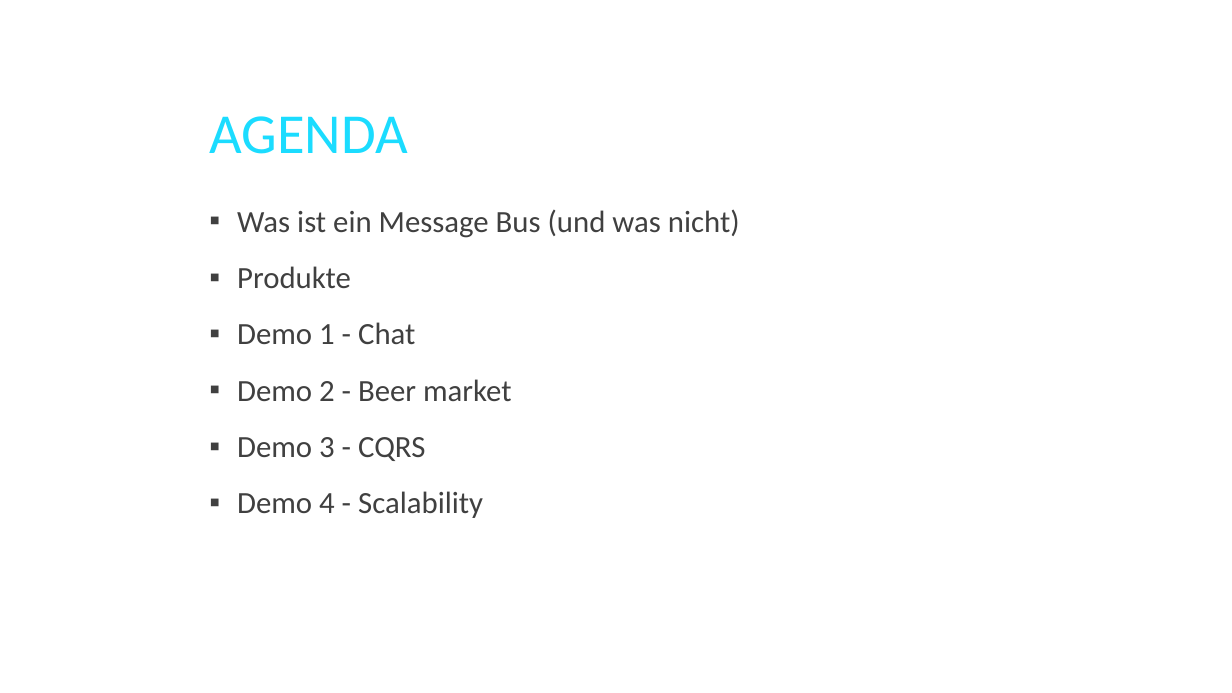
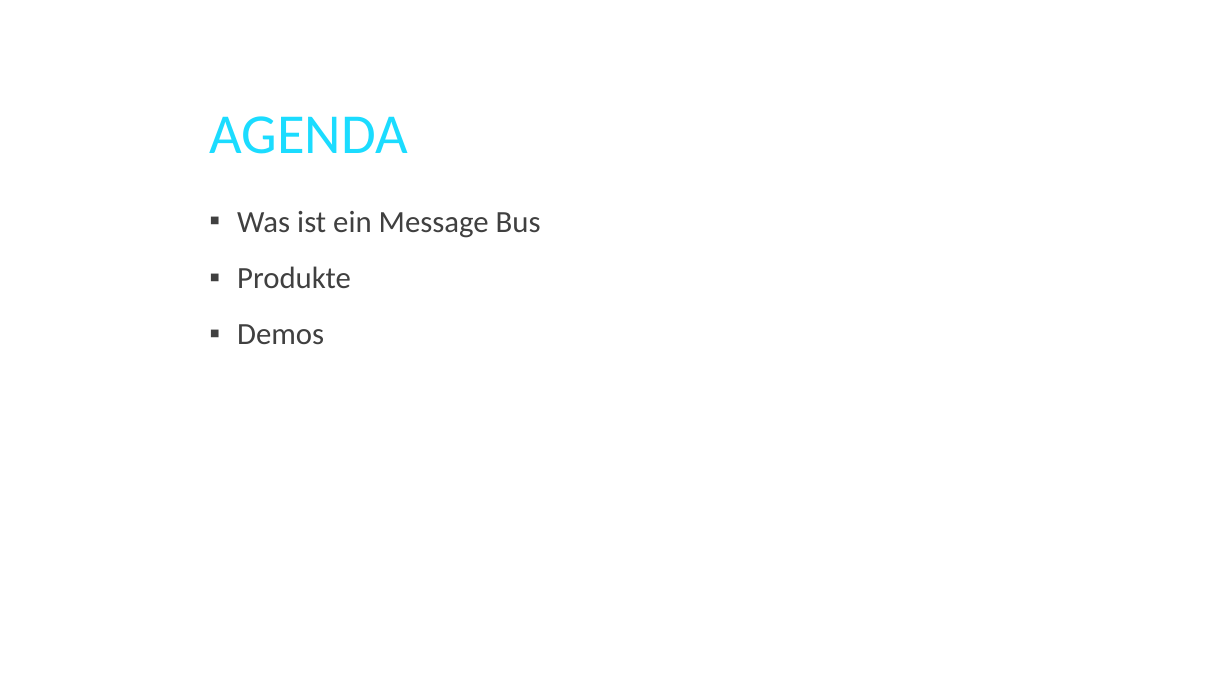
Before and after one commit to twenzel/MessageBusDemo, a slide deck: slide 2 of MessageBus.pptx. Drawn at 1232x693 pixels with LibreOffice and Linux fonts; fonts in the diff are those of the drawing; background and template pictures are left out. Boxes give left, top, right and bottom in pixels: in the first picture for what was removed or moved away, otherwise in the second. Text is boxed around its words. In the diff, an @@ line names an element or a change of style, - is before the commit and + after.

```diff
--- a/MessageBus.pptx
+++ b/MessageBus.pptx
@@ text at (237,211,541,238): text changed @@
-▪ Was ist ein Message Bus (und was nicht)
+▪ Was ist ein Message Bus
@@ text at (237,324,324,344): text changed @@
-▪ Demo 1 - Chat
-▪ Demo 2 - Beer market
-▪ Demo 3 - CQRS
-▪ Demo 4 - Scalability
+▪ Demos
```
Also in this commit, not shown: 1 other slide changed, 10 slides added.
